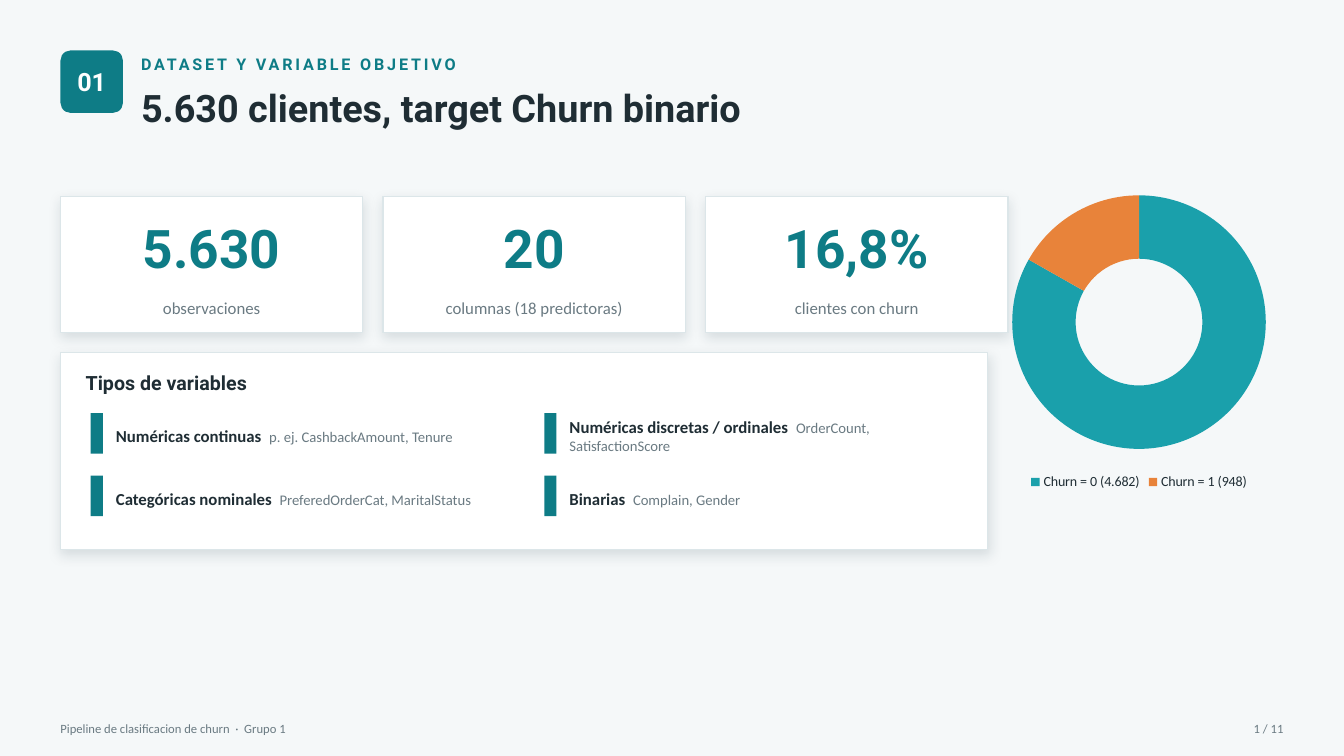
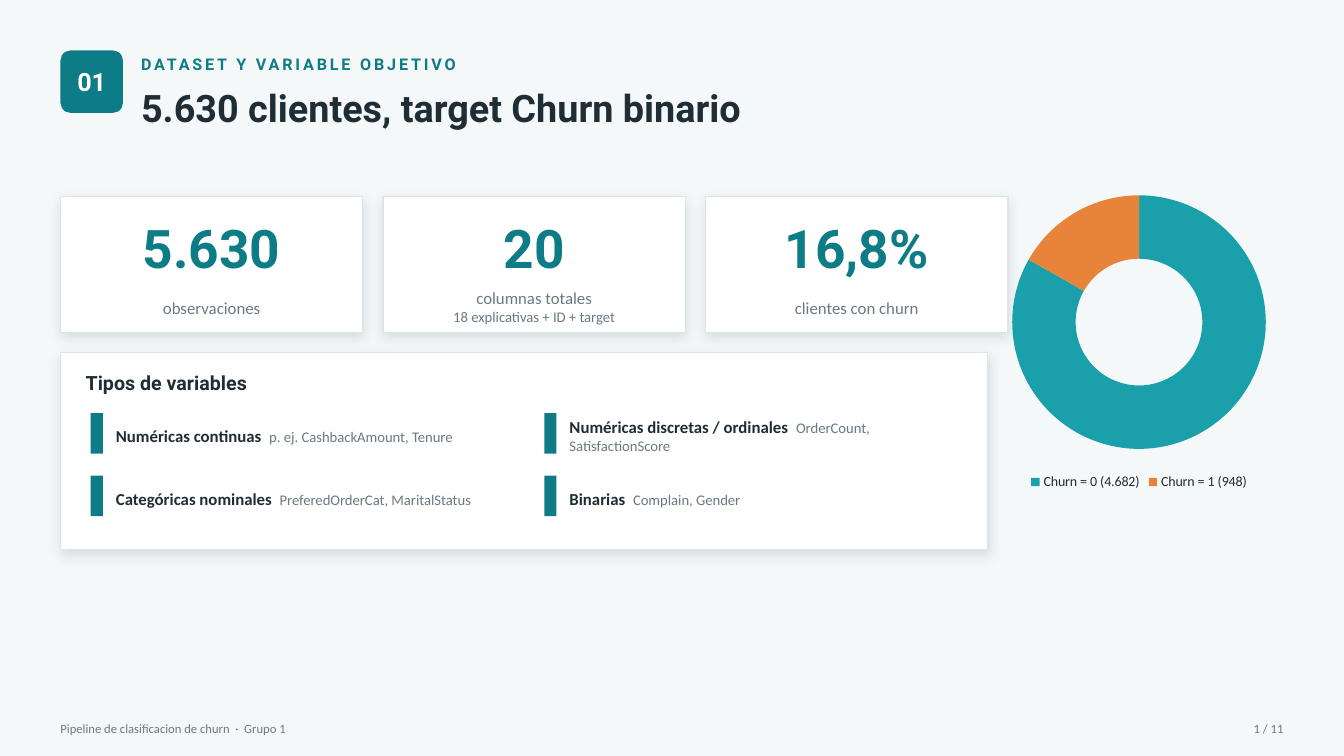
Before and after one commit to FelipeTamaki/TP_IA_aplicada_a_negocios_churn_Grupo1, a slide deck: slide 2 of presentacion_tecnica_churn.pptx. Drawn at 1344x756 pixels with LibreOffice and Linux fonts; fonts in the diff are those of the drawing. Boxes give left, top, right and bottom in pixels: in the first picture for what was removed or moved away, otherwise in the second. Text is boxed around its words. In the diff, an @@ line names an element or a change of style, - is before the commit and + after.

```diff
--- a/presentacion_tecnica_churn.pptx
+++ b/presentacion_tecnica_churn.pptx
@@ text "columnas totales" at box(453, 292, 615, 325): vertical alignment middle to top @@
@@ text at box(453, 292, 615, 325): text changed; size 12 to 10.5 pt @@
-columnas (18 predictoras)
+columnas totales
+18 explicativas + ID + target
```
Also in this commit, not shown: 3 other slides changed, 1 other file.
